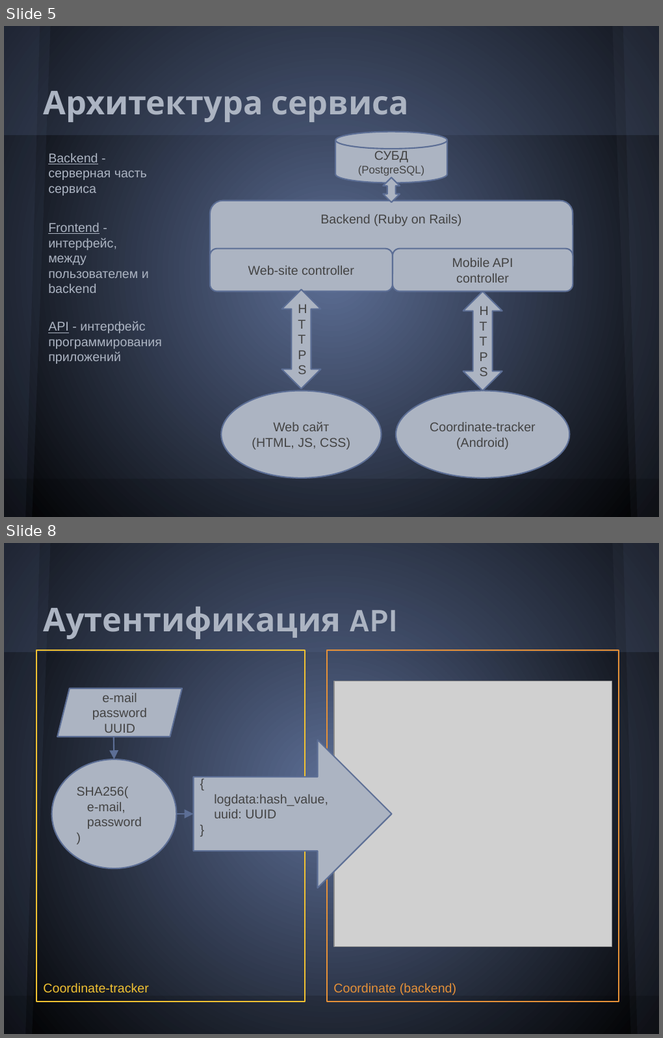
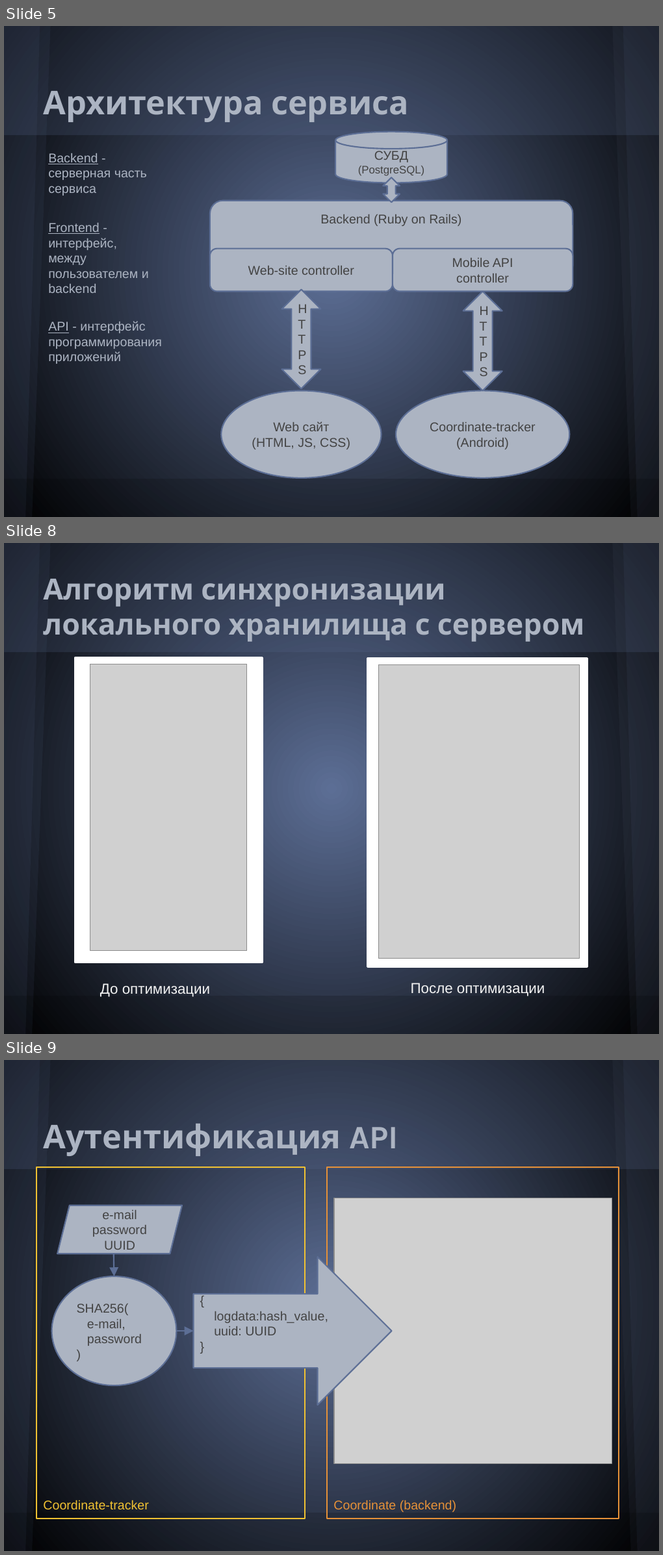
Before and after one commit to Melancholic/Coordinate-reports, a slide deck: Презентация.pptx. Shown one above the other, each under a label of ours: slides 5 and 8 before the commit, slides 5, 8 and 9 after it; the slides between them are not shown. The pictures are 663x1038 and 663x1555 pixels, drawn with LibreOffice and Linux fonts; fonts in the diff are those of the drawing; grey boxes stand for pictures. Boxes give left, top, right and bottom in pixels: in the first picture for what was removed or moved away, otherwise in the second. Text is boxed around its words. In the diff, an @@ line names an element or a change of style, - is before the commit and + after.

```diff
--- a/Презентация.pptx
+++ b/Презентация.pptx
@@ slide 8 added at box(4, 543, 659, 1034), background gradient #5C6E95 to #000000; not listed: 6 template elements that a slide beside it also shows @@
@@ title added at box(43, 579, 584, 642), 32 pt, text #ACB4C2, bold @@
+Алгоритм синхронизации локального хранилища с сервером
@@ rectangle added at box(75, 657, 263, 963), fill #FFFFFF, outline #FFFFFF 2 pt @@
@@ rectangle added at box(367, 658, 587, 967), fill #FFFFFF, outline #FFFFFF 2 pt @@
@@ picture added at box(90, 664, 247, 951) @@
@@ picture added at box(379, 665, 579, 958) @@
@@ text added at box(100, 984, 210, 997), 16 pt, text #F2F2F2 @@
+До оптимизации
@@ text added at box(411, 983, 545, 997), 16 pt, text #F2F2F2 @@
+После оптимизации
@@ what was slide 8 is now slide 9 @@
```
Also in this commit, not shown: 2 slides changed, 3 other slides added, 6 slides removed, 4 other files.
